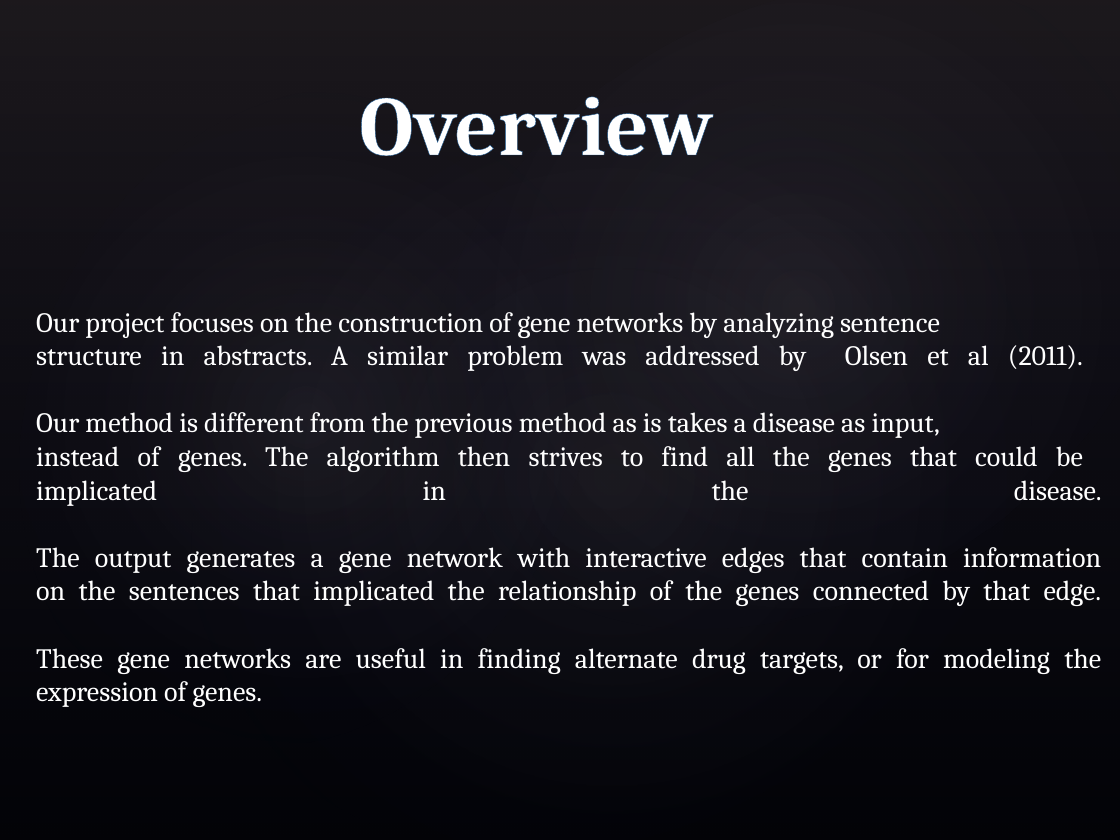
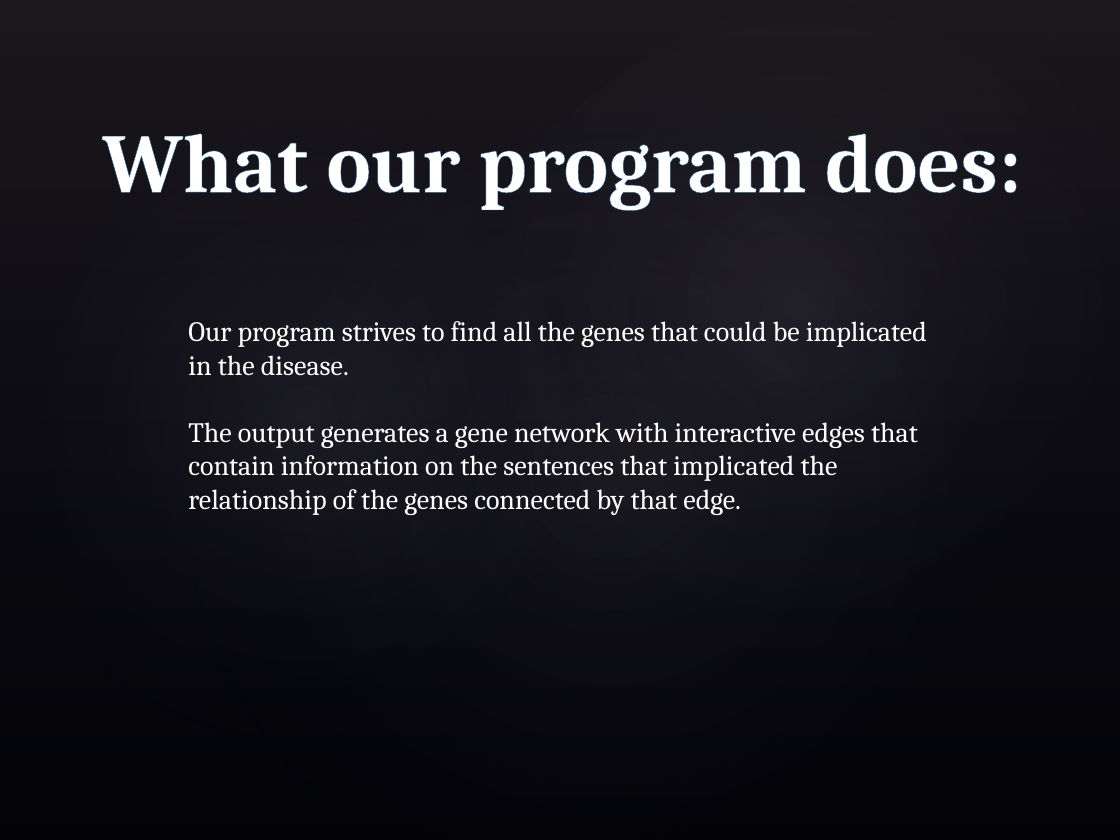
Before and after one commit to philloooo/stringAlgo-project, a slide deck: slide 2 of workflow.pptx. Drawn at 1120x840 pixels with LibreOffice and Linux fonts; fonts in the diff are those of the drawing; background and template pictures are left out. Boxes give left, top, right and bottom in pixels: in the first picture for what was removed or moved away, otherwise in the second. Text is boxed around its words. In the diff, an @@ line names an element or a change of style, - is before the commit and + after.

```diff
--- a/workflow.pptx
+++ b/workflow.pptx
@@ text removed at [359,96,713,156] @@
-Overview
@@ text added at [102,133,1021,210], 54 pt, text #FFFFFF, bold @@
+What our program does:
@@ text at [188,321,927,515]: text changed @@
-Our project focuses on the construction of gene networks by analyzing sentence
-structure in abstracts. A similar problem was addressed by Olsen et al (2011).
-Our method is different from the previous method as is takes a disease as input,
-instead of genes. The algorithm then strives to find all the genes that could be
-implicated in the disease.
-The output generates a gene network with interactive edges that contain information
-on the sentences that implicated the relationship of the genes connected by that edge.
-These gene networks are useful in finding alternate drug targets, or for modeling the
-expression of genes.
+Our program strives to find all the genes that could be implicated in the disease.
+The output generates a gene network with interactive edges that contain information on the sentences that implicated the relationship of the genes connected by that edge.
```
Also in this commit, not shown: 3 other slides changed, 6 slides added, 1 slide removed, 36 other files.
